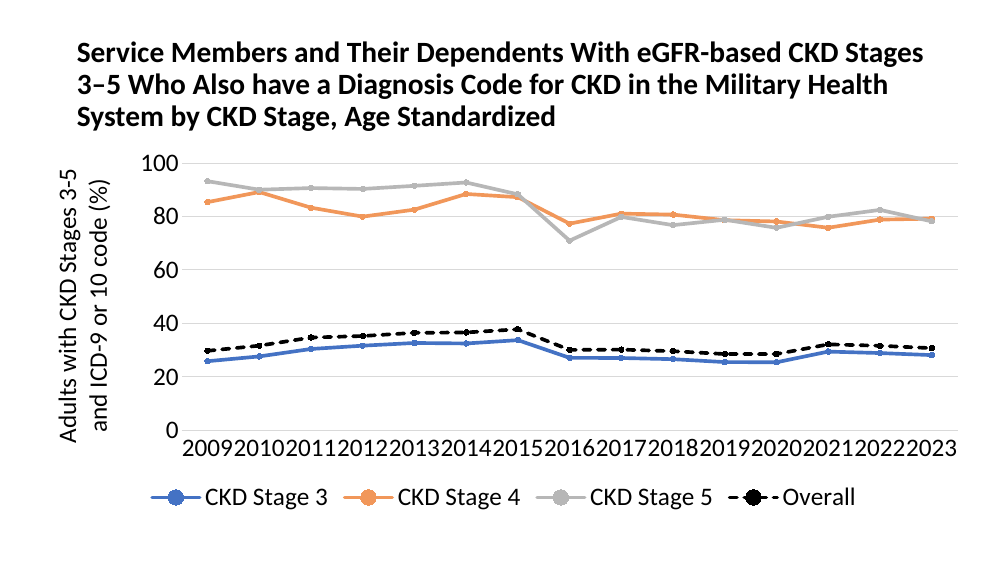
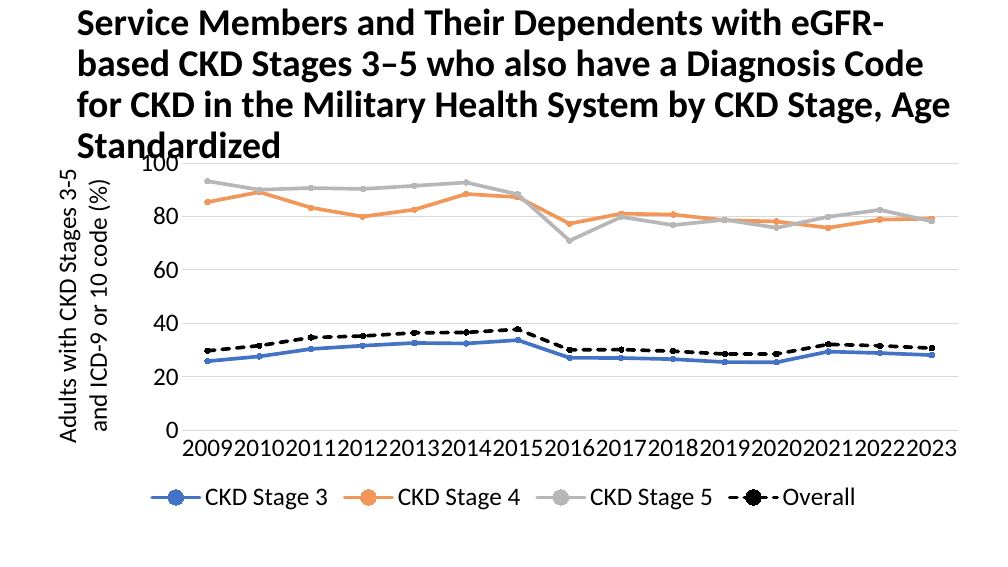
Before and after one commit to CDCgov/nccdphp-ddt-kdss, a slide deck: slide 10 of CKDSurveillance/PPT/Q759.pptx. Drawn at 1008x567 pixels with LibreOffice and Linux fonts; fonts in the diff are those of the drawing; background and template pictures are left out. Boxes give left, top, right and bottom in pixels: in the first picture for what was removed or moved away, otherwise in the second. Text is boxed around its words. In the diff, an @@ line names an element or a change of style, - is before the commit and + after.

```diff
--- a/CKDSurveillance/PPT/Q759.pptx
+++ b/CKDSurveillance/PPT/Q759.pptx
@@ title at [77,8,950,167]: text changed; size 28 to 36 pt @@
-Service Members and Their Dependents With eGFR-based CKD Stages 3–5 Who Also have a Diagnosis Code for CKD in the Military Health System by CKD Stage, Age Standardized
+Service Members and Their Dependents with eGFR-based CKD Stages 3–5 who also have a Diagnosis Code for CKD in the Military Health System by CKD Stage, Age Standardized
```
Also in this commit, not shown: 9 other slides changed.
